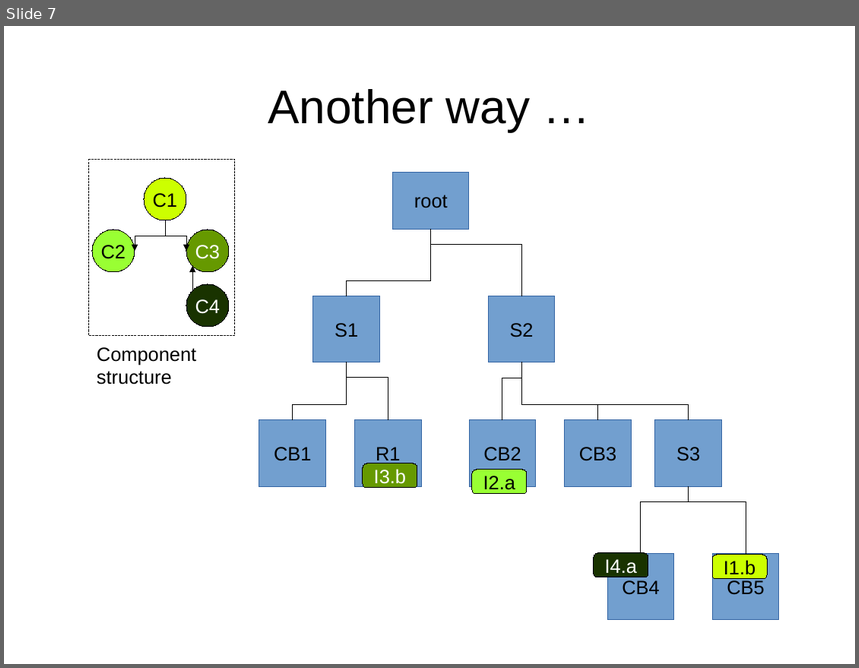
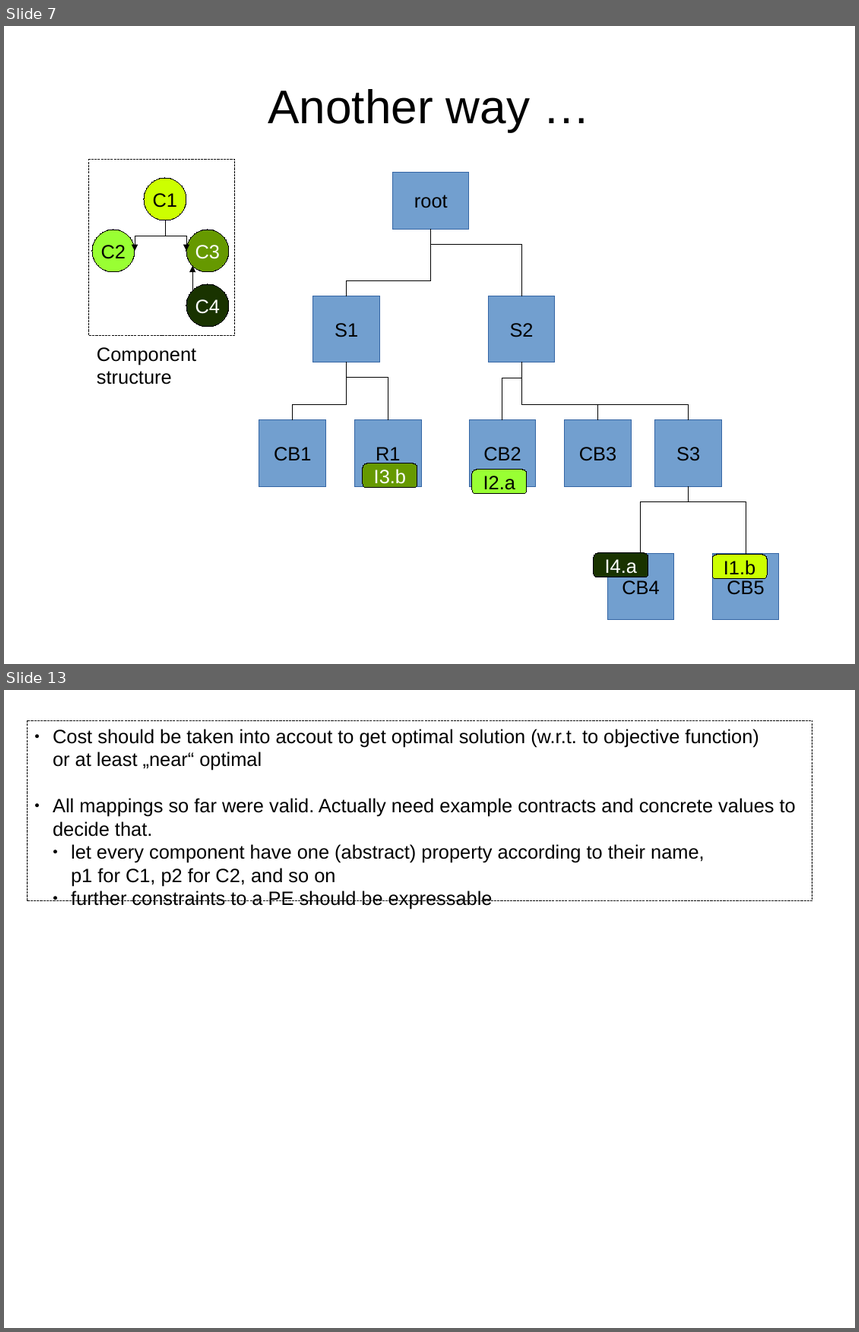
Before and after one commit to rene-schoene/racr-mquat, a slide deck: doc/the-problem.odp. Shown one above the other, each under a label of ours: slide 7 before the commit, slides 7 and 13 after it; the slides between them are not shown. The pictures are 859x668 and 859x1332 pixels, drawn with LibreOffice and Linux fonts; fonts in the diff are those of the drawing. Boxes give left, top, right and bottom in pixels: in the first picture for what was removed or moved away, otherwise in the second. Text is boxed around its words. In the diff, an @@ line names an element or a change of style, - is before the commit and + after.

Commit message:
Now with objective function and contracts.

```diff
--- a/doc/the-problem.odp
+++ b/doc/the-problem.odp
@@ slide 13 added at [4,690,855,1328], background #FFFFFF @@
@@ rectangle added at [27,720,813,901], outline #000000 0 pt, 18 pt, text #000000 @@
+● Cost should be taken into accout to get optimal solution (w.r.t. to objective function)
+  or at least „near“ optimal
+● All mappings so far were valid. Actually need example contracts and concrete values to decide that.
+  ● let every component have one (abstract) property according to their name,
+    p1 for C1, p2 for C2, and so on
+  ● further constraints to a PE should be expressable
```
Also in this commit, not shown: 1 slide changed, 5 other slides added.
